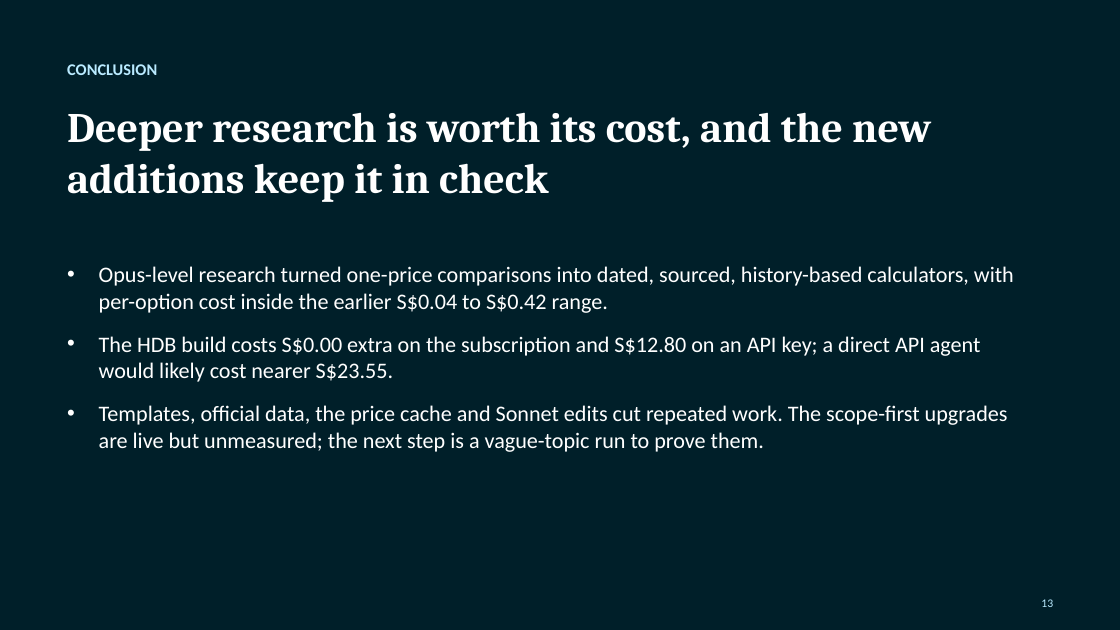
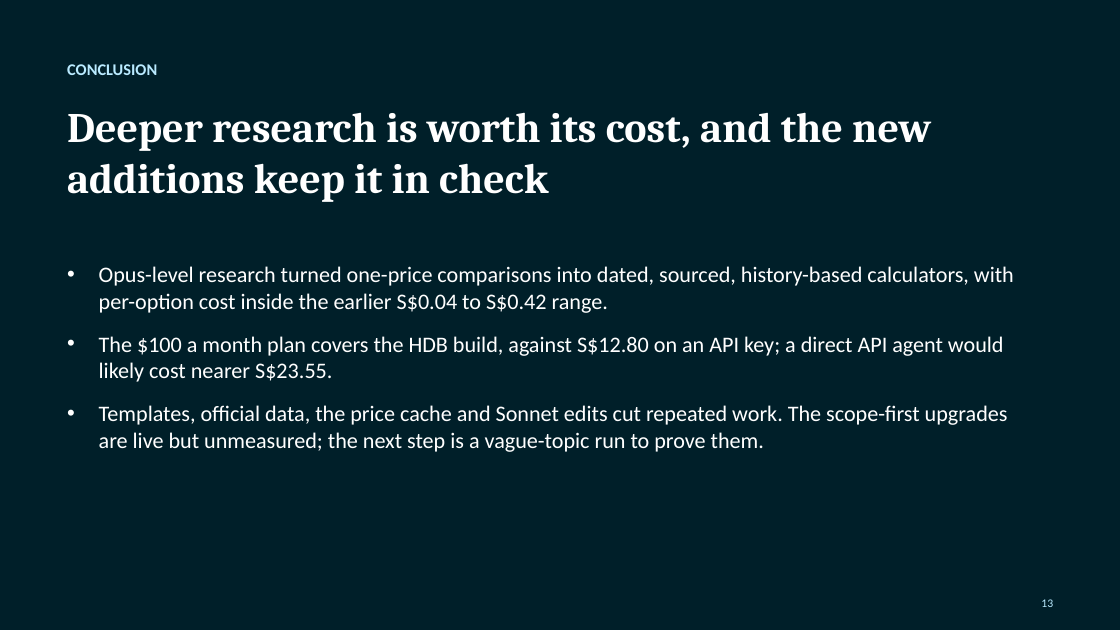
Before and after one commit to Minemine-afk/FinWebBuilder, a slide deck: slide 13 of FinWebBuilder-changes-made.pptx. Drawn at 1120x630 pixels with LibreOffice and Linux fonts; fonts in the diff are those of the drawing. Boxes give left, top, right and bottom in pixels: in the first picture for what was removed or moved away, otherwise in the second. Text is boxed around its words. In the diff, an @@ line names an element or a change of style, - is before the commit and + after.

```diff
--- a/FinWebBuilder-changes-made.pptx
+++ b/FinWebBuilder-changes-made.pptx
@@ text at <box>99,336,1004,382</box>: text changed @@
-• The HDB build costs S$0.00 extra on the subscription and S$12.80 on an API key; a direct API agent would likely cost nearer S$23.55.
+• The $100 a month plan covers the HDB build, against S$12.80 on an API key; a direct API agent would likely cost nearer S$23.55.
```
Also in this commit, not shown: 3 other slides changed.
